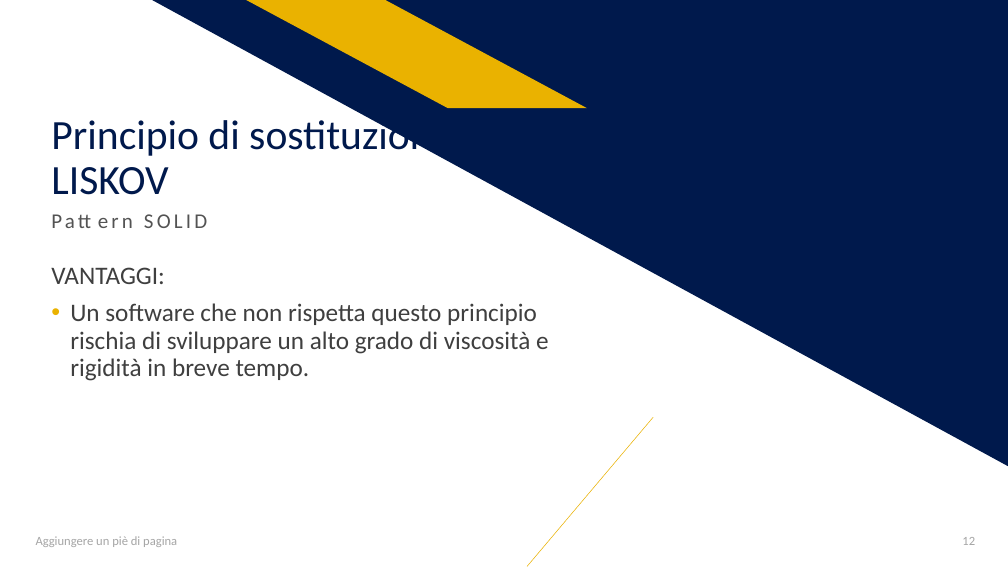
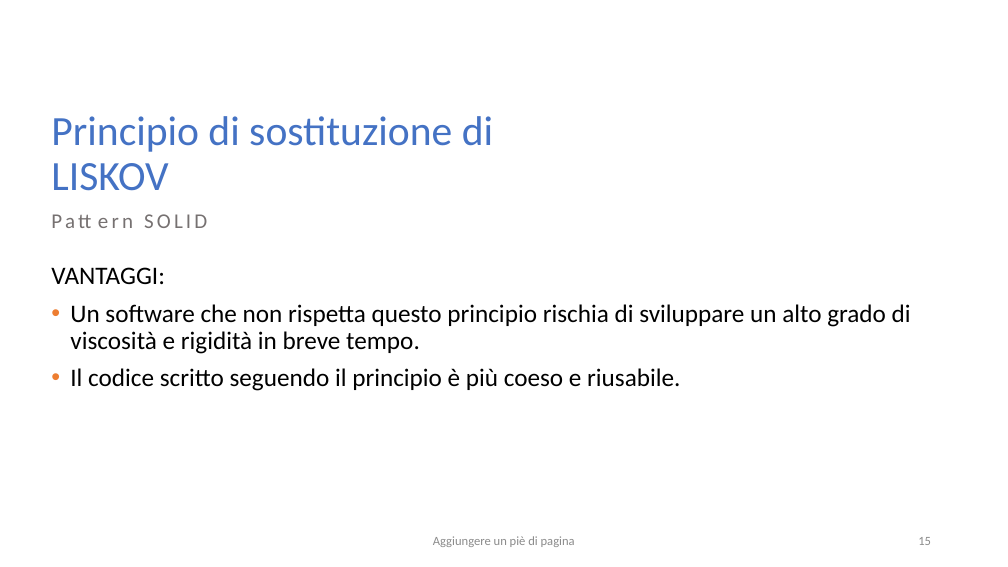
Before and after one commit to salvalai-matteo/EventBookDocumentation, a slide deck: slide 15 of Progetto Ingegneria SW.pptx (slide 12 before the commit). Drawn at 1008x567 pixels with LibreOffice and Linux fonts; fonts in the diff are those of the drawing. Boxes give left, top, right and bottom in pixels: in the first picture for what was removed or moved away, otherwise in the second. Text is boxed around its words. In the diff, an @@ line names an element or a change of style, - is before the commit and + after.

```diff
--- a/Progetto Ingegneria SW.pptx
+++ b/Progetto Ingegneria SW.pptx
@@ right triangle removed at (152,0,1008,467) @@
@@ parallelogram removed at (247,0,588,108) @@
@@ title "Principio di sostituzione di LISKOV" at (51,116,493,191): text colour #00194C to #4472C4 @@
@@ text "Pattern SOLID" at (44,206,651,257): text colour #525252 to #767171 @@
@@ text at (51,267,911,354): text colour #3F3F3F to #000000 in "VANTAGGI:", "Un software che non rispetta questo principio ..."; bullet colour #EAB200 to #ED7D31 @@
@@ text at (70,368,680,391): paragraph added @@
+• Il codice scritto seguendo il principio è più coeso e riusabile.
@@ line removed from (527, 566) to (653, 417) @@
@@ text "Aggiungere un piè di pagina": place and size @@
-text "Aggiungere un piè di pagina" at (36,536,177,547)
+text "Aggiungere un piè di pagina" at (433,536,575,547)
@@ text "Aggiungere un piè di pagina" at (433,536,575,547): text colour #A5A5A5 to #8C8C8C; alignment left to centre @@
@@ page number added at (918,537,931,545), 12 pt, text #8C8C8C @@
+15
@@ page number removed at (962,537,975,545) @@
-12
```
Also in this commit, not shown: 14 other slides changed, 3 slides added, 6 slides removed.
